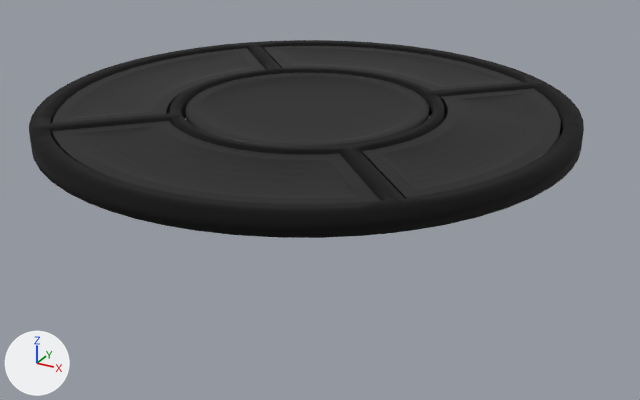
What one commit did to the Blender file dpad.blend.
The view is the same before and after, from a camera (50 mm lens) standing at (1.71, -3.01, 1.1) and looking at (0.08, -0.05, -0.39). The axes (+X, +Y, +Z) are drawn at lower left. The lights are the same throughout.

Names of what the first picture shows: 'Arrows', 'Enter', 'Holder'.
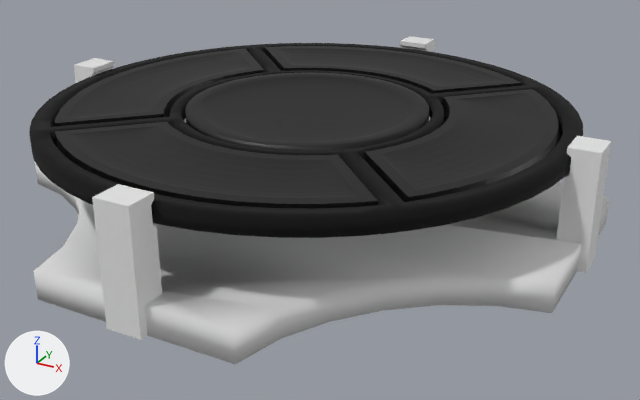
ob_arrows_outline is not drawn itself; it is used by a modifier of ob_arrows.

Where the change shows, as pixel boxes [x1, y1, x2, y2] in the pictures (640 x 400 px):
'Plane', added
    after: [34, 36, 611, 364]
'Arrows', modifiers changed
    before: [53, 46, 561, 204]
    after: [55, 46, 561, 209]
'Holder', modifiers changed
    before: [29, 40, 584, 238]
    after: [29, 43, 583, 238]

What changed in the scene script:
```text
Add me_plane:
    me_plane.from_pydata([(-1.0, -1.0, 0.0), (1.0, -1.0, 0.0), (-1.0, 1.0, 0.0), (1.0, 1.0, 0.0)], [], [(0, 1, 3, 2)])
    me_plane.polygons.foreach_set('use_smooth', [True] * 1)
Add me_cube_001:
    me_cube_001.from_pydata(...)  # 32 vertices, 30 faces; spans x -0.049..0.07, y -0.07..0.07, z -0.431..0.03
Change ob_arrows_outline:
    add _m = ob_arrows_outline.modifiers.new('Mask', 'MASK')
    add _m.vertex_group = 'Cage'
    add _m.invert_vertex_group = True
Change ob_holder:
    where _m = ob_holder.modifiers.new('Solidify', 'SOLIDIFY')
    _m.thickness: 0.077 -> 0.063
Add ob_plane:
    ob_plane = bpy.data.objects.new('Plane', me_plane)
    ob_plane.parent = ob_empty_002
    ob_plane.matrix_parent_inverse = Matrix(((0.707, 0.707, 0.0, -0.553), (-0.707, 0.707, 0.0, -0.553), (0.0, 0.0, 1.0, 0.12), (0.0, 0.0, 0.0, 1.0)))
    ob_plane.location = (0.0, 0.0, -0.359)
    ob_plane.scale = (1.16, 1.16, 1.0)
    _m = ob_plane.modifiers.new('Bevel', 'BEVEL')
    _m.width = 32.57
    _m.width_pct = 32.57
    _m.segments = 6
    _m.affect = 'VERTICES'
    _m.limit_method = 'NONE'
    _m.offset_type = 'PERCENT'
    _m.profile = 0.114
    _m = ob_plane.modifiers.new('Solidify', 'SOLIDIFY')
    _m.thickness = 0.11
    _m.offset = -0.329
    _m = ob_plane.modifiers.new('Boolean', 'BOOLEAN')
    _m.object = ob_arrows_button
    _m = ob_plane.modifiers.new('Boolean.001', 'BOOLEAN')
    _m.object = ob_enter_button
    _m = ob_plane.modifiers.new('Boolean.002', 'BOOLEAN')
    _m.object = ob_cube_001
    _m.operation = 'UNION'
Add ob_empty_002:
    ob_empty_002 = bpy.data.objects.new('Empty.002', None)
    ob_empty_002.parent = ob_buttons_offset
    ob_empty_002.location = (0.0, 0.782, -0.12)
    ob_empty_002.rotation_euler = (0.0, 0.0, 0.785)  # degrees (0, 0, 45)
Add ob_cube_001:
    ob_cube_001 = bpy.data.objects.new('Cube.001', me_cube_001)
    ob_cube_001.location = (1.121, 0.0, 0.0)
    _m = ob_cube_001.modifiers.new('Array', 'ARRAY')
    _m.count = 4
    _m.use_relative_offset = False
    _m.use_object_offset = True
    _m.offset_object = ob_empty_003
    ob_cube_001.hide_render = True
Add ob_empty_003:
    ob_empty_003 = bpy.data.objects.new('Empty.003', None)
    ob_empty_003.parent = ob_buttons_offset
    ob_empty_003.location = (0.0, 1.121, 0.0)
    ob_empty_003.rotation_euler = (0.0, 0.0, 1.571)  # degrees (0, 0, 90)
```
